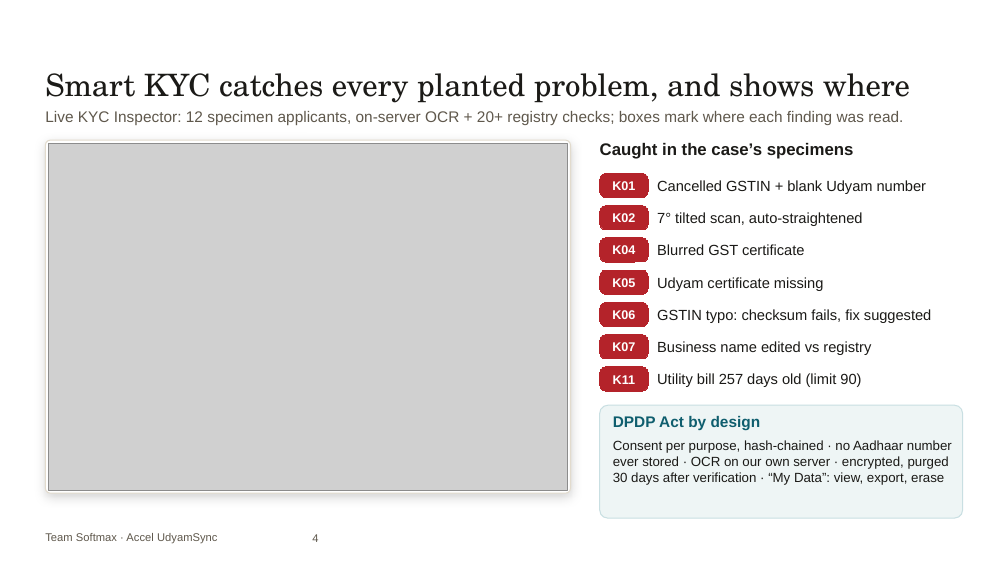
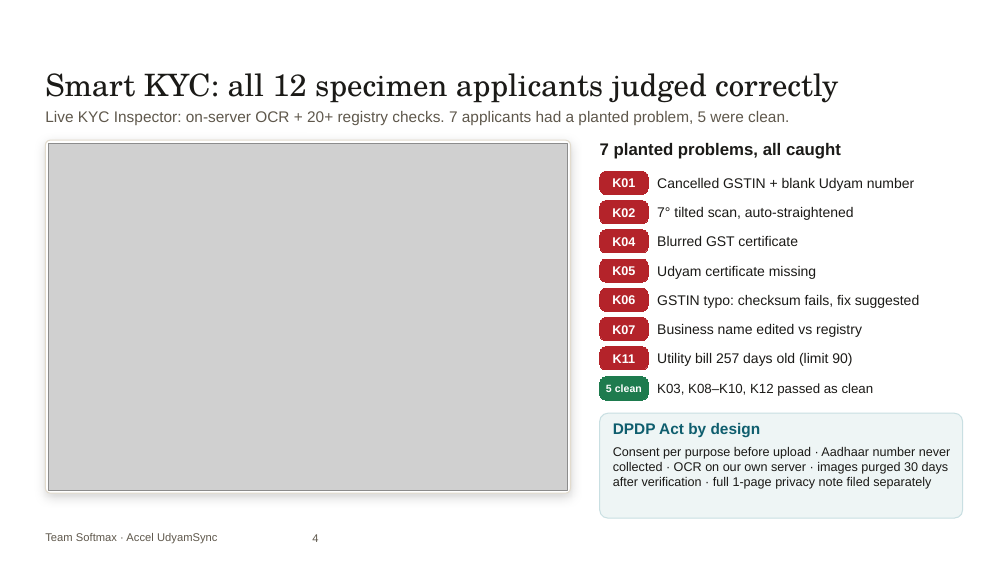
Before and after one commit to ac265640/UdyamSync, a slide deck: slide 4 of submission/UdyamSync_Submission.pptx. Drawn at 1008x567 pixels with LibreOffice and Linux fonts; fonts in the diff are those of the drawing; grey boxes stand for pictures; background and template pictures are left out. Boxes give left, top, right and bottom in pixels: in the first picture for what was removed or moved away, otherwise in the second. Text is boxed around its words. In the diff, an @@ line names an element or a change of style, - is before the commit and + after.

```diff
--- a/submission/UdyamSync_Submission.pptx
+++ b/submission/UdyamSync_Submission.pptx
@@ text at [45,73,838,103]: text changed @@
-Smart KYC catches every planted problem, and shows where
+Smart KYC: all 12 specimen applicants judged correctly
@@ text at [45,111,789,125]: text changed @@
-Live KYC Inspector: 12 specimen applicants, on-server OCR + 20+ registry checks; boxes mark where each finding was read.
+Live KYC Inspector: on-server OCR + 20+ registry checks. 7 applicants had a planted problem, 5 were clean.
@@ text at [600,143,841,159]: text changed @@
-Caught in the case’s specimens
+7 planted problems, all caught
@@ rounded rectangle "K02": place and size @@
-rounded rectangle "K02" at [600,206,648,230]
+rounded rectangle "K02" at [600,201,648,224]
@@ 2 texts, 2 rounded rectangles: place and size @@
-2 texts, 2 rounded rectangles at [600,238,824,294]
+2 texts, 2 rounded rectangles at [600,230,816,282]
@@ 2 texts, 2 rounded rectangles: place and size @@
-2 texts, 2 rounded rectangles at [600,302,931,359]
+2 texts, 2 rounded rectangles at [600,288,919,341]
@@ rounded rectangle "K11": place and size @@
-rounded rectangle "K11" at [600,367,648,391]
+rounded rectangle "K11" at [600,347,648,370]
@@ size 10.5 to 10 pt in 7 elements at [657,178,914,191], [657,207,854,220], [657,236,798,246], [657,266,816,279], [657,295,919,308], [657,324,862,337], [657,353,852,366] @@
@@ text "Utility bill 257 days old ...": place and size @@
-text "Utility bill 257 days old ..." at [657,373,861,387]
+text "Utility bill 257 days old ..." at [657,353,852,366]
@@ rounded rectangle added at [600,377,648,400], fill #1E7B4E, outline #1E7B4E 0.75 pt, 7.5 pt, text #FFFFFF, bold @@
+5 clean
@@ text added at [657,383,874,396], 9.5 pt, text #1B1A17 @@
+K03, K08–K10, K12 passed as clean
@@ proportions changed in 8 elements at [600,171,648,195], [600,201,648,224], [600,230,648,253], [600,259,648,282], [600,288,648,311], [600,318,648,341], [600,347,648,370], [600,413,963,518] @@
@@ rounded rectangle: place and size @@
-rounded rectangle at [600,405,963,518]
+rounded rectangle at [600,413,963,518]
@@ text "DPDP Act by design": place and size @@
-text "DPDP Act by design" at [613,416,761,431]
+text "DPDP Act by design" at [613,423,761,438]
@@ text at [613,447,951,489]: text changed; size 9.5 to 9 pt @@
-Consent per purpose, hash-chained · no Aadhaar number ever stored · OCR on our own server · encrypted, purged 30 days after verification · “My Data”: view, export, erase
+Consent per purpose before upload · Aadhaar number never collected · OCR on our own server · images purged 30 days after verification · full 1-page privacy note filed separately
```
Also in this commit, not shown: 7 other slides changed, 1 slide added, 1 slide removed, 16 other files.
